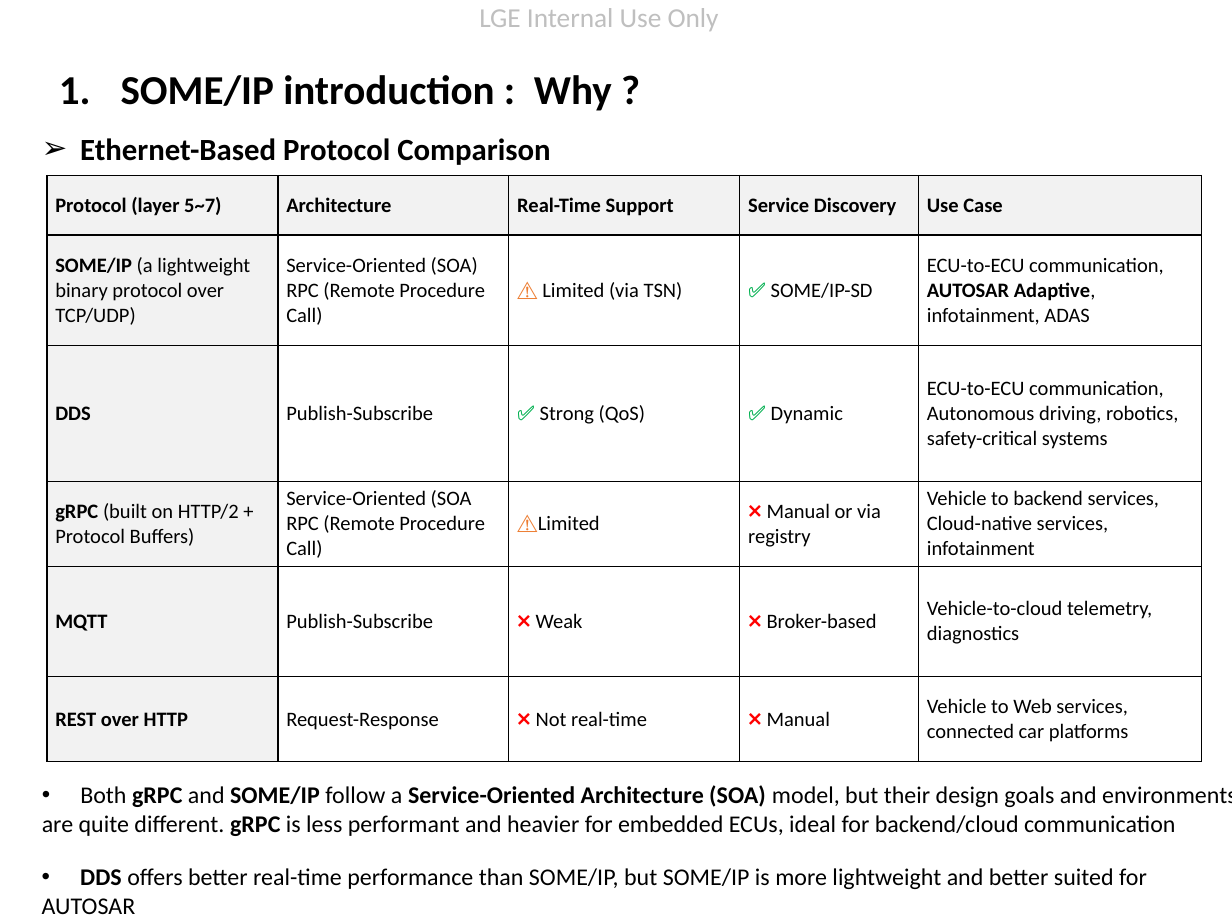
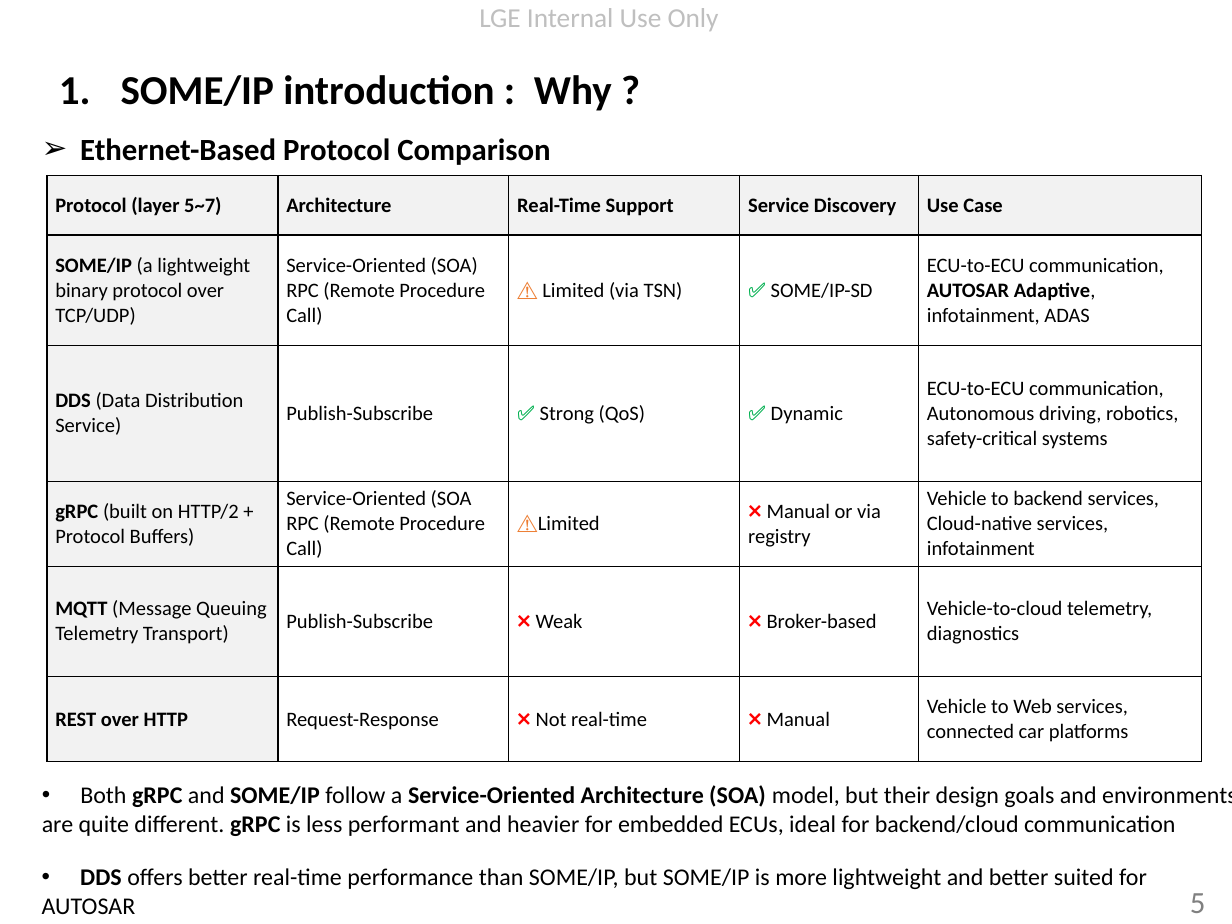
Before and after one commit to minhthedt/vsomeip-example, a slide deck: slide 5 of doc/Vsomeip knowledge.pptx. Drawn at 1232x924 pixels with LibreOffice and Linux fonts; fonts in the diff are those of the drawing; background and template pictures are left out. Boxes give left, top, right and bottom in pixels: in the first picture for what was removed or moved away, otherwise in the second. Text is boxed around its words. In the diff, an @@ line names an element or a change of style, - is before the commit and + after.

```diff
--- a/doc/Vsomeip knowledge.pptx
+++ b/doc/Vsomeip knowledge.pptx
@@ table at (x1=47, y1=175, x2=1200, y2=761) @@
-row 3, column 1: DDS
+row 3, column 1: DDS (Data Distribution Service)
-row 5, column 1: MQTT
+row 5, column 1: MQTT (Message Queuing Telemetry Transport)
@@ page number added at (x1=1190, y1=893, x2=1206, y2=913), 18 pt, text #808080 @@
+5
```
Also in this commit, not shown: 12 other slides changed, 3 slides added, 6 other files.
